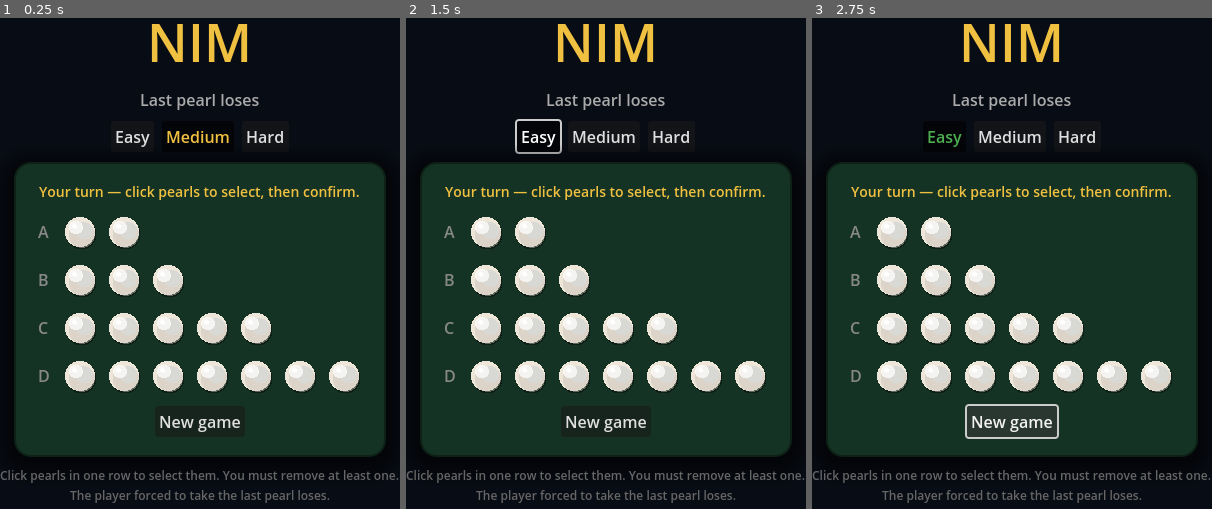
Above: before the commit, frames 1-3 (left to right).
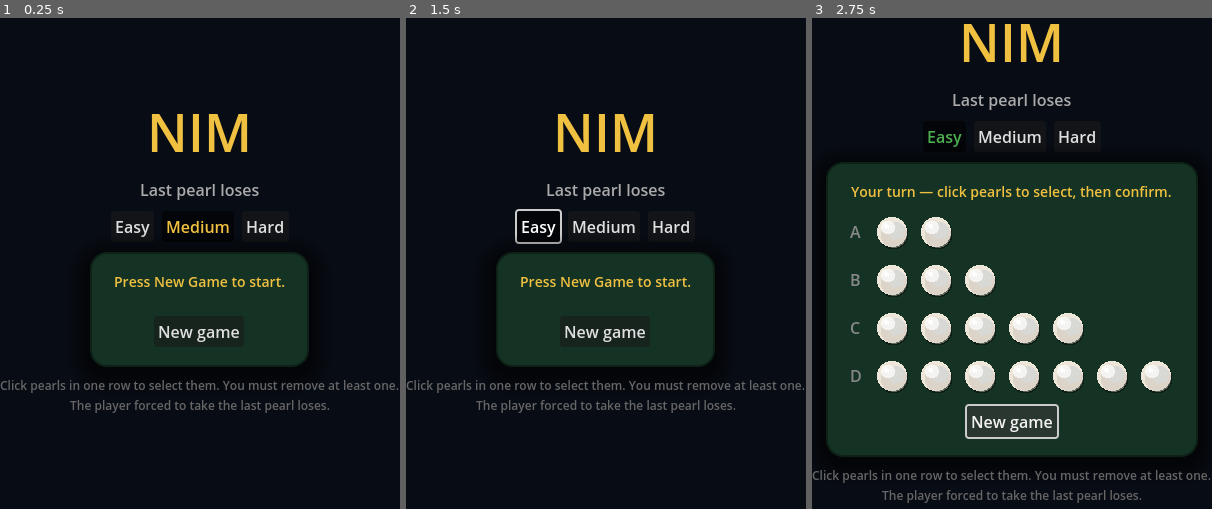
Above: after the commit, the same moments.

Repository: null6942/nim-godot
Game: Godot game, scene res://main.tscn
Two runs of this game, one before a commit and one after it. Both use one fixed random seed, a clock stepped at 60 frames per second and the inputs below.
Inputs:
- Up to frame 1 (0.25 s): no input
- Up to frame 2 (1.5 s): click "Easy" at 0.5 s; click "Easy" at 1.25 s
- Up to frame 3 (2.75 s): click "New game" at 2 s

The runs differ from the first frame. In frame 1, 47% of the frame differs, in the area x 0-100%, y 1-99%; in frame 2, 47%; in frame 3, nothing differs.

Commit message:
Require New Game click to start; board empty on first load

Diff:
--- a/main.gd
+++ b/main.gd
@@ -31,7 +31,7 @@
 	if not OS.has_feature("web"):
 		DisplayServer.window_set_mode(DisplayServer.WINDOW_MODE_MAXIMIZED)
 	_build_ui()
-	_init_game()
+	_set_status("Press New Game to start.")
 
 func _build_ui() -> void:
 	var bg := ColorRect.new()
Not shown, changed: builds/web/index.html
Not shown, changed: builds/web/index.pck
